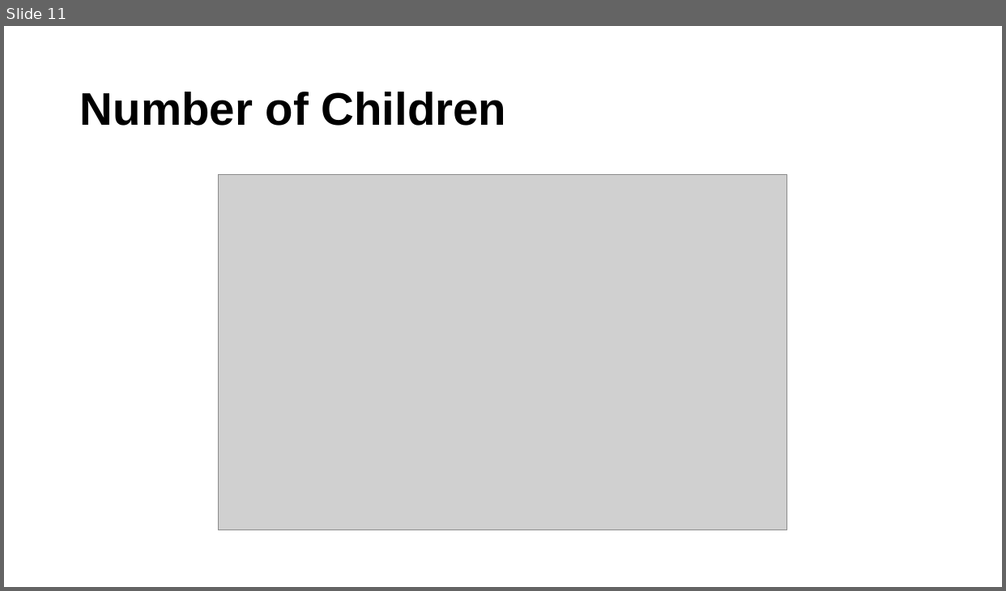
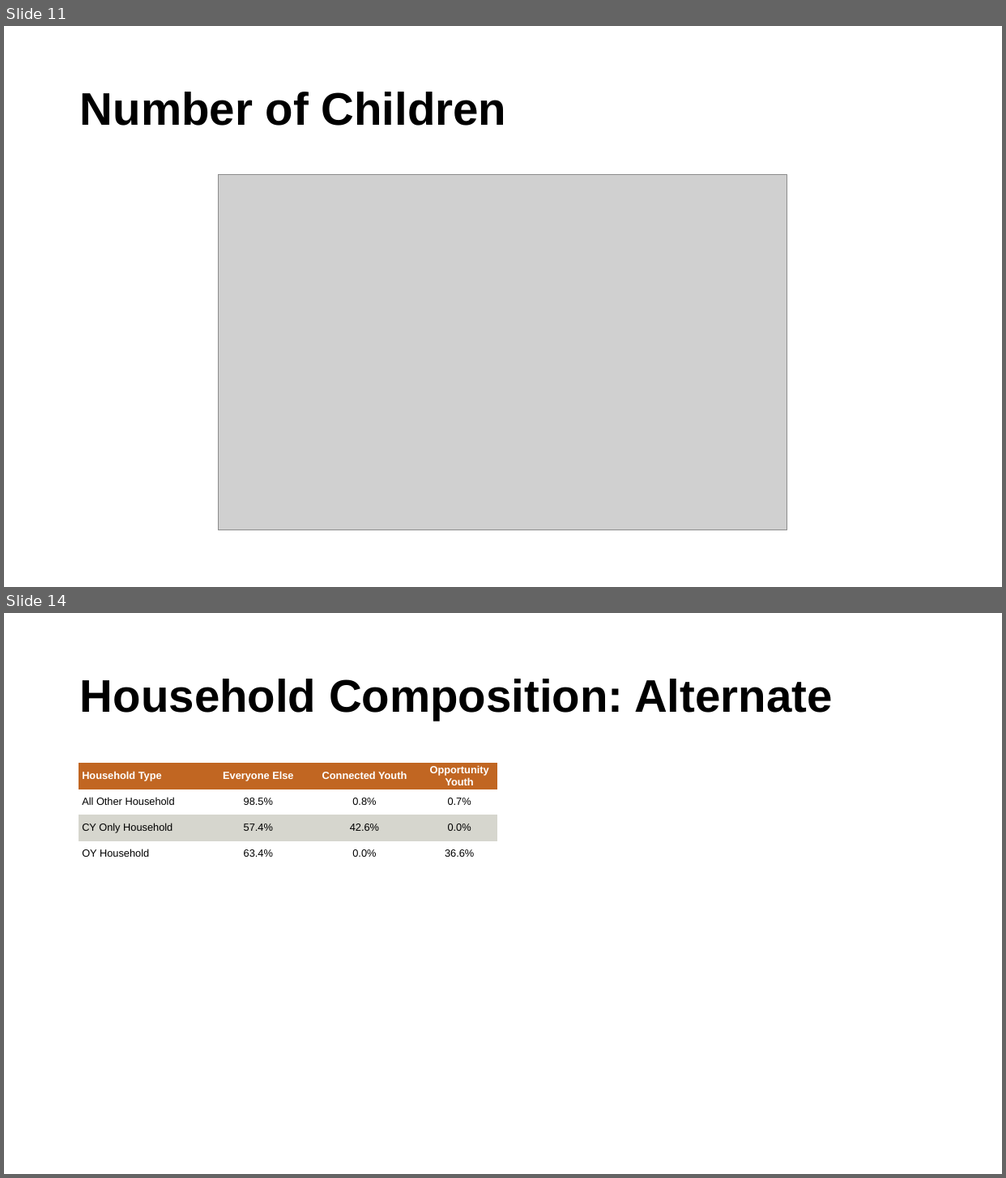
Before and after one commit to ucdiegorubi/oy_census_analysis, a slide deck: create_powerpoint/household_structure_estimates.pptx. Shown one above the other, each under a label of ours: slide 11 before the commit, slides 11 and 14 after it; the slides between them are not shown. The pictures are 1006x591 and 1006x1178 pixels, drawn with LibreOffice and Linux fonts; fonts in the diff are those of the drawing; grey boxes stand for pictures; background and template pictures are left out. Boxes give left, top, right and bottom in pixels: in the first picture for what was removed or moved away, otherwise in the second. Text is boxed around its words. In the diff, an @@ line names an element or a change of style, - is before the commit and + after.

```diff
--- a/create_powerpoint/household_structure_estimates.pptx
+++ b/create_powerpoint/household_structure_estimates.pptx
@@ slide 14 added at (4,613,1002,1174), background #FFFFFF @@
@@ title added at (80,679,833,720), 44 pt, text #000000, bold @@
+Household Composition: Alternate
@@ table added at (79,763,496,1174), 4 rows, 4 columns @@
+Household Type | Everyone Else | Connected Youth | Opportunity Youth
+All Other Household | 98.5% | 0.8% | 0.7%
+CY Only Household | 57.4% | 42.6% | 0.0%
+OY Household | 63.4% | 0.0% | 36.6%
```
Also in this commit, not shown: 4 slides changed, 4 other slides added, 5 slides removed, 10 other files.
